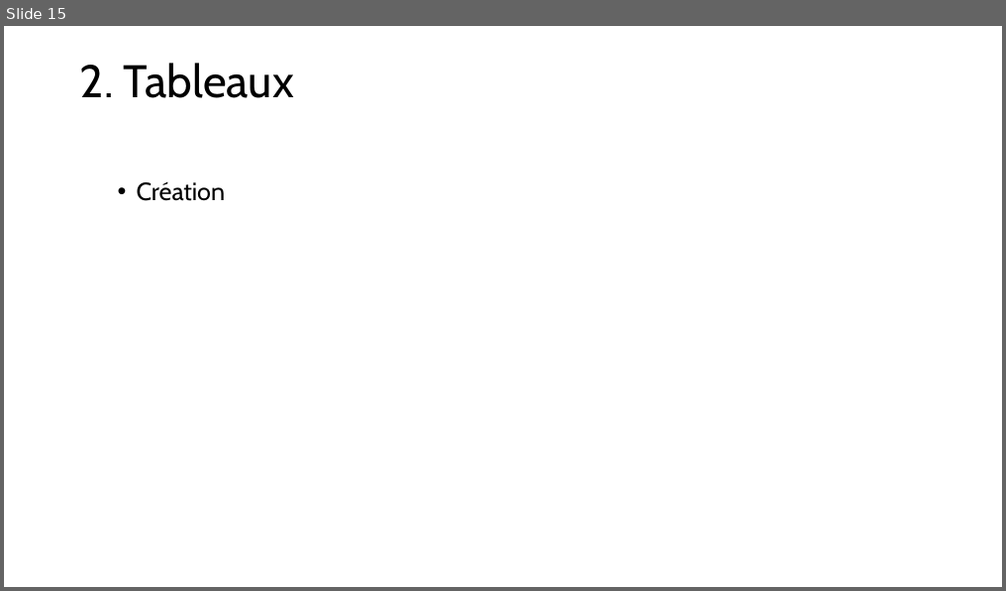
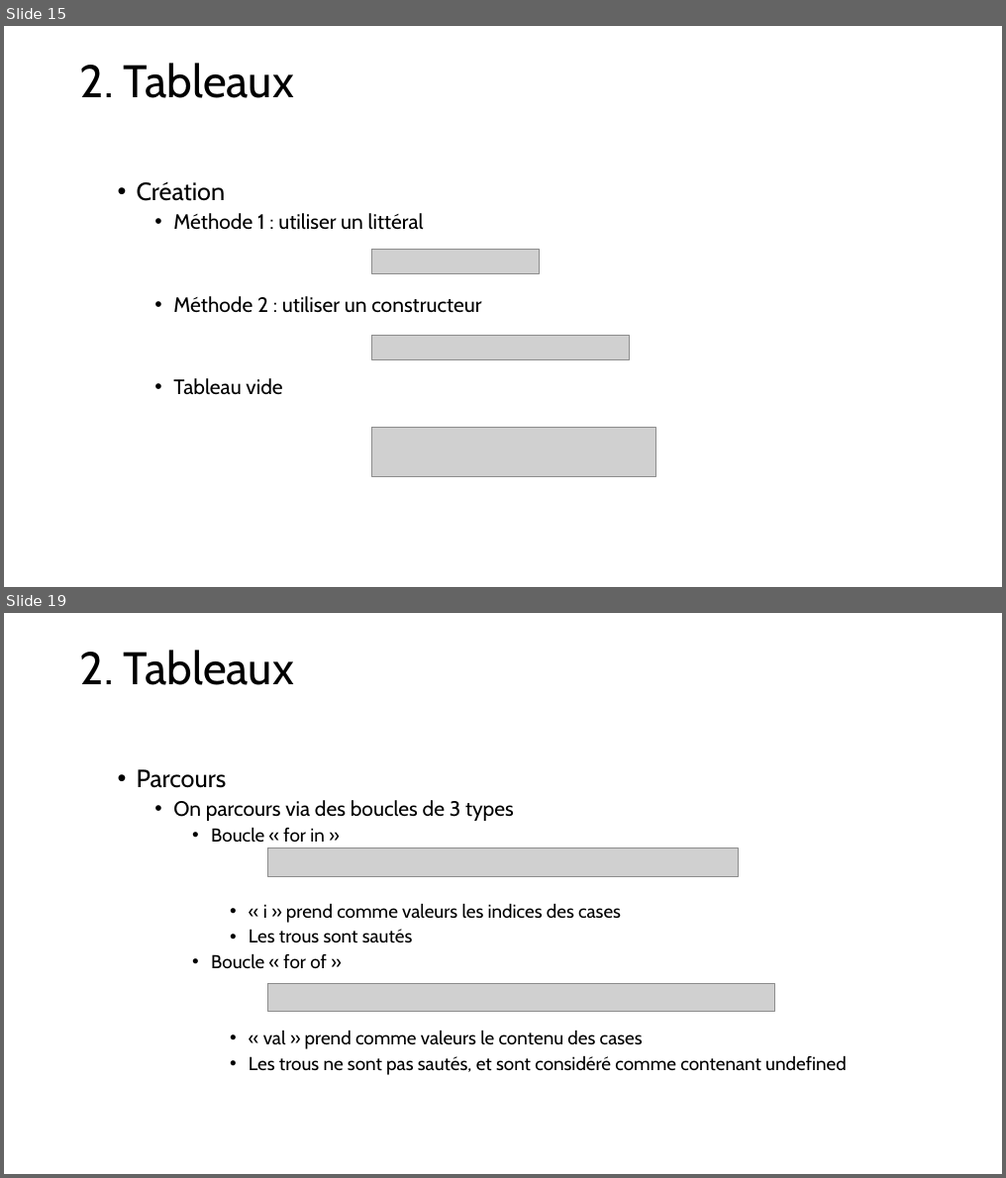
Before and after one commit to LJKhnor/chapitre-6, a slide deck: Chapitre 6.pptx. Shown one above the other, each under a label of ours: slide 15 before the commit, slides 15 and 19 after it; the slides between them are not shown. The pictures are 1006x591 and 1006x1178 pixels, drawn with LibreOffice and Linux fonts; fonts in the diff are those of the drawing; grey boxes stand for pictures. Boxes give left, top, right and bottom in pixels: in the first picture for what was removed or moved away, otherwise in the second. Text is boxed around its words. In the diff, an @@ line names an element or a change of style, - is before the commit and + after.

```diff
--- a/Chapitre 6.pptx
+++ b/Chapitre 6.pptx
@@ slide 19 added at [4,613,1002,1174], background #FFFFFF @@
@@ title added at [80,650,294,685], 44 pt, text #000000 @@
+2. Tableaux
@@ text added at [137,769,846,1075], 18 pt, text #000000 @@
+  • Parcours
+    • On parcours via des boucles de 3 types
+      • Boucle « for in »
+        • « i » prend comme valeurs les indices des cases
+        • Les trous sont sautés
+      • Boucle « for of »
+        • « val » prend comme valeurs le contenu des cases
+        • Les trous ne sont pas sautés, et sont considéré comme contenant undefined
@@ picture added at [268,848,739,876] @@
@@ picture added at [268,983,775,1012] @@
@@ slide 15 changed as well @@
@@ text at [173,213,481,395]: paragraphs added @@
+    • Méthode 1 : utiliser un littéral
+    • Méthode 2 : utiliser un constructeur
+    • Tableau vide
@@ picture added at [372,249,540,274] @@
@@ picture added at [372,336,630,360] @@
@@ picture added at [372,428,656,477] @@
```
Also in this commit, not shown: 20 other slides changed, 7 other slides added, 1 slide removed.
